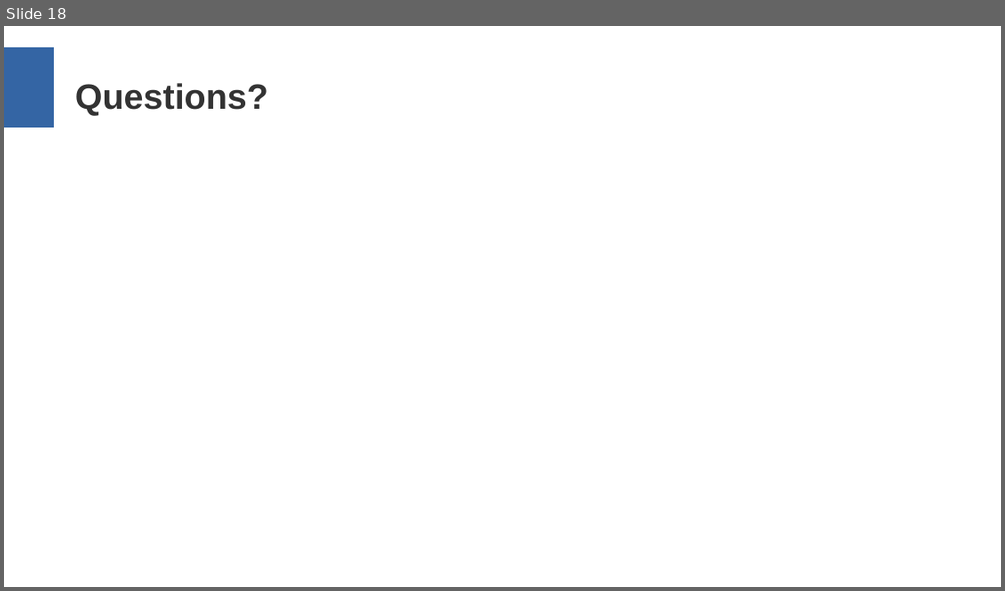
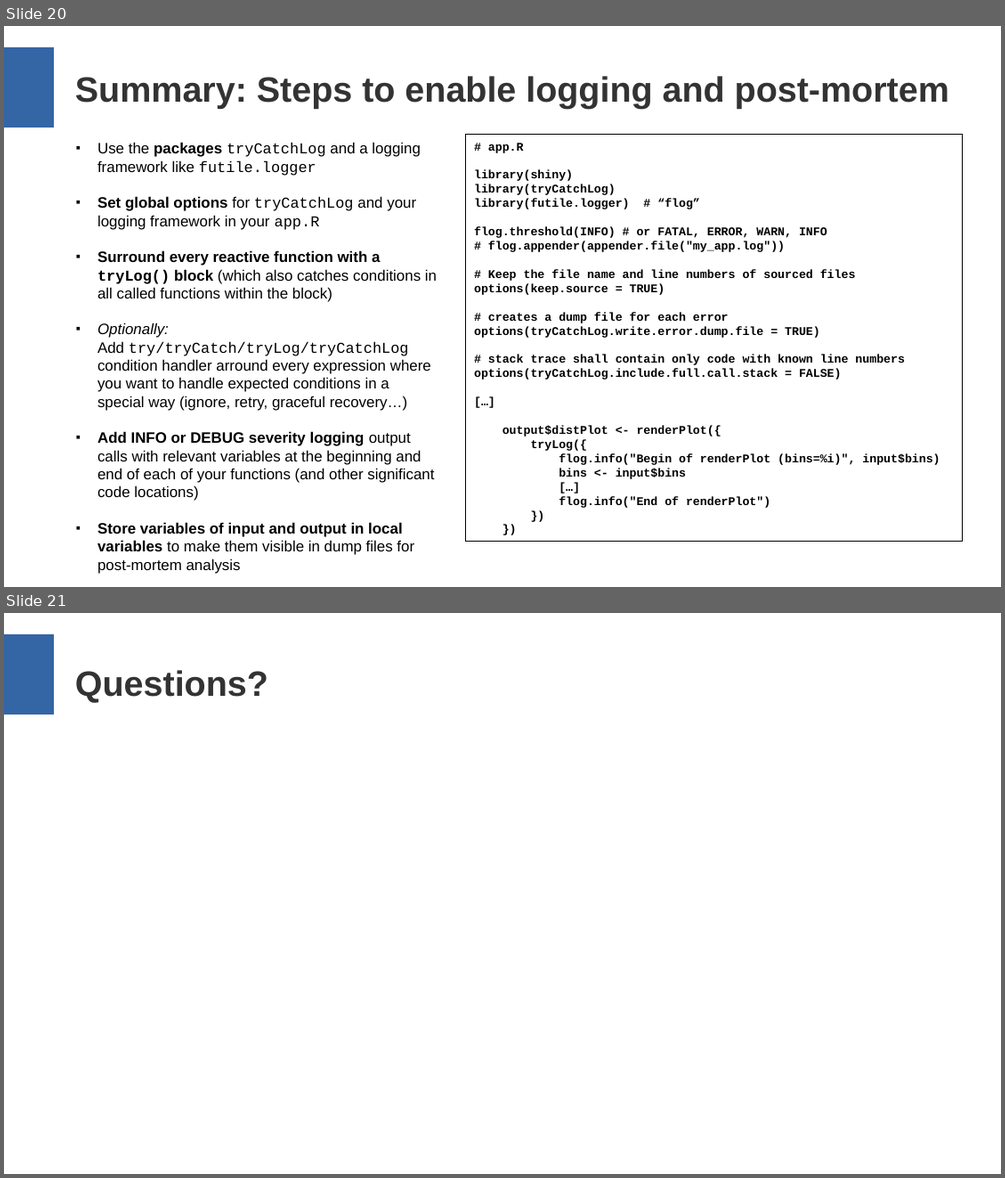
Before and after one commit to aryoda/R_shiny_post_mortem_analysis_training, a slide deck: Training slides (layout may be broken).pptx. Shown one above the other, each under a label of ours: slide 18 before the commit, slides 20 and 21 after it. The pictures are 1005x591 and 1005x1178 pixels, drawn with LibreOffice and Linux fonts; fonts in the diff are those of the drawing. Boxes give left, top, right and bottom in pixels: in the first picture for what was removed or moved away, otherwise in the second. Text is boxed around its words. In the diff, an @@ line names an element or a change of style, - is before the commit and + after.

Commit message:
Add link to upcoming tryCatchLog release. Create pdf and pptx file versions

```diff
--- a/Training slides (layout may be broken).pptx
+++ b/Training slides (layout may be broken).pptx
@@ slide 20 added at box(4, 26, 1001, 587), background #FFFFFF; not listed: 1 template element that a slide beside it also shows @@
@@ text added at box(75, 76, 949, 109), 28 pt, text #333333, bold @@
+Summary: Steps to enable logging and post-mortem
@@ text added at box(97, 142, 437, 555), 12 pt, text #000000 @@
+■ Use the packages tryCatchLog and a logging framework like futile.logger
+■ Set global options for tryCatchLog and your logging framework in your app.R
+■ Surround every reactive function with a tryLog() block (which also catches conditions in all called functions within the block)
+■ Optionally:
+  Add try/tryCatch/tryLog/tryCatchLog condition handler arround every expression where you want to handle expected conditions in a special way (ignore, retry, graceful recovery…)
+■ Add INFO or DEBUG severity logging output calls with relevant variables at the beginning and end of each of your functions (and other significant code locations)
+■ Store variables of input and output in local variables to make them visible in dump files for post-mortem analysis
@@ rectangle added at box(465, 135, 963, 541), outline #000000 0.75 pt, 9.4 pt, text #000000, bold @@
+# app.R
+library(shiny)
+library(tryCatchLog)
+library(futile.logger) # “flog”
+flog.threshold(INFO) # or FATAL, ERROR, WARN, INFO
+# flog.appender(appender.file("my_app.log"))
+# Keep the file name and line numbers of sourced files
+options(keep.source = TRUE)
+# creates a dump file for each error
+options(tryCatchLog.write.error.dump.file = TRUE)
+# stack trace shall contain only code with known line numbers
+options(tryCatchLog.include.full.call.stack = FALSE)
+[…]
+output$distPlot <- renderPlot({
+tryLog({
+flog.info("Begin of renderPlot (bins=%i)", input$bins)
+bins <- input$bins
+[…]
+flog.info("End of renderPlot")
+})
+})
@@ what was slide 18 is now slide 21 @@
```
Also in this commit, not shown: 6 slides changed, 2 other slides added, 2 other files.
